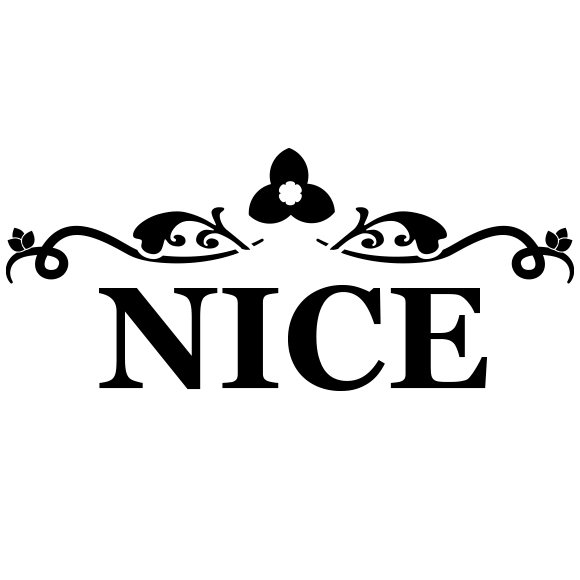
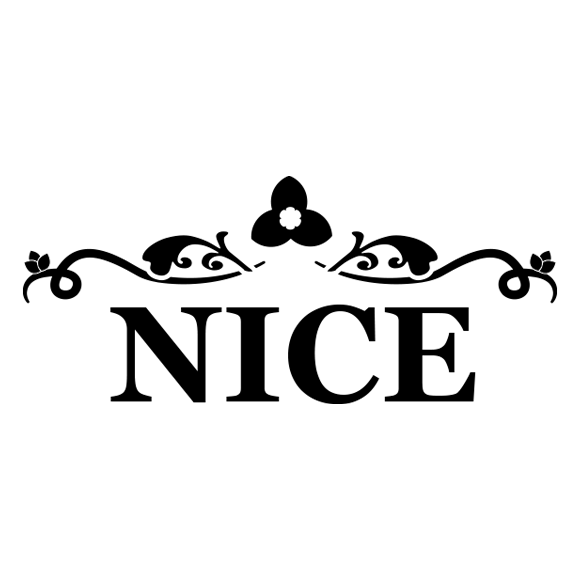
Layer changes from the first (580, 580) image to the second:
painted on "Layer 1" over (6, 148, 574, 404)